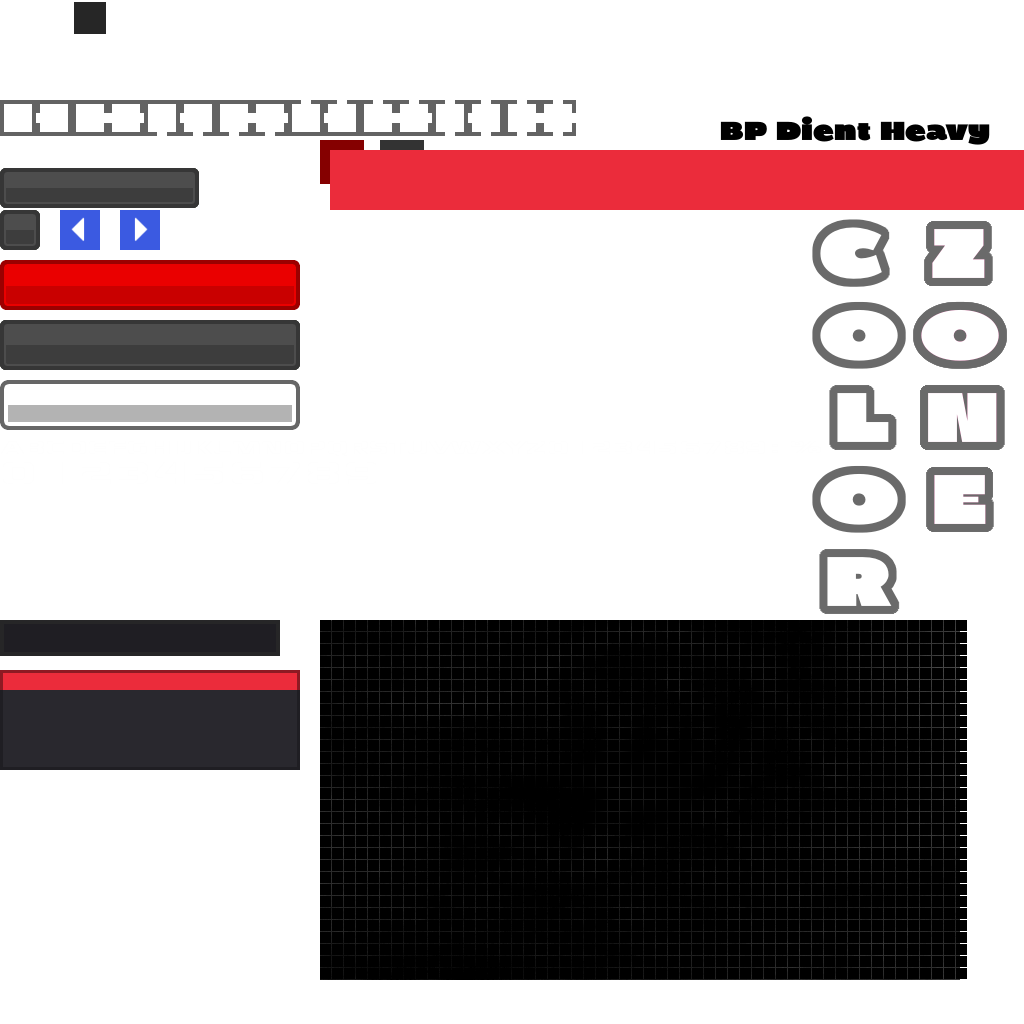
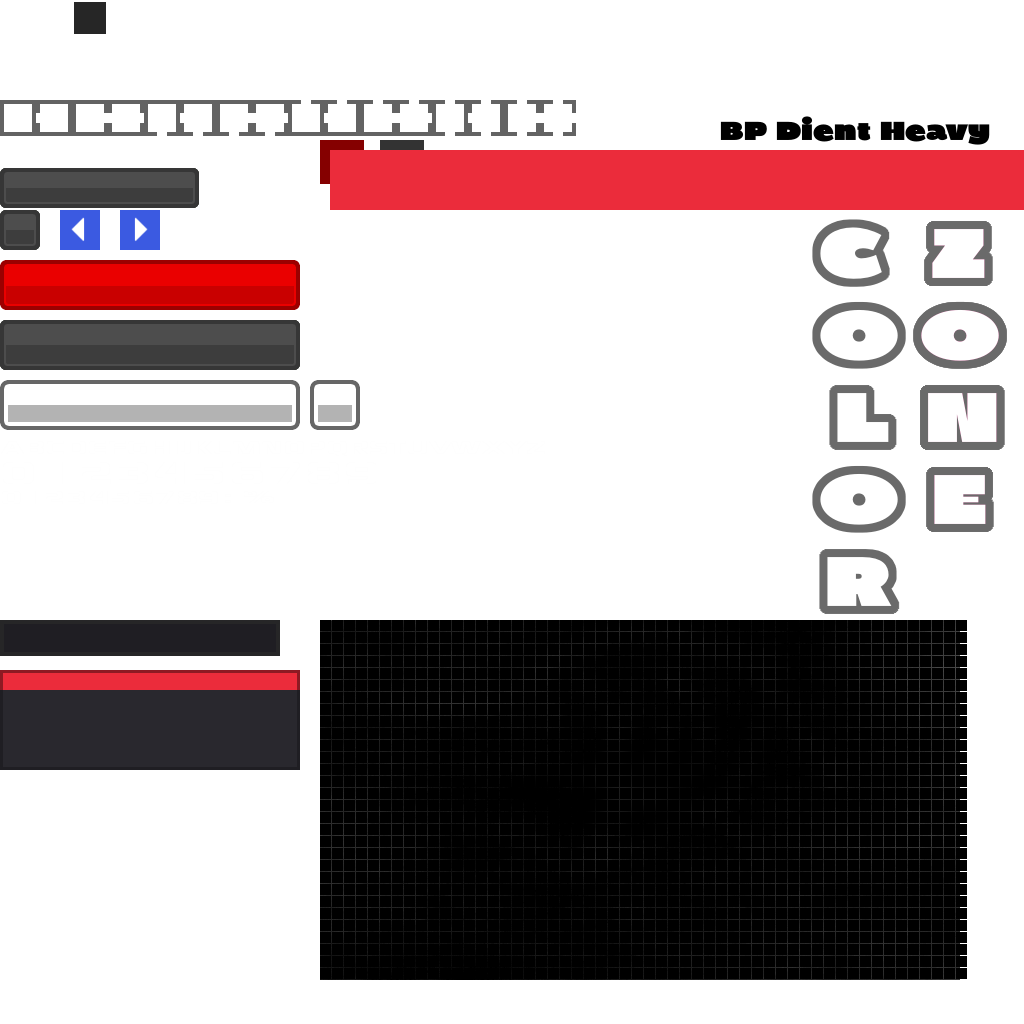
Layer changes from the first 1024×1024 image to the second:
painted on "Ebene #1" over (x1=310, y1=380, x2=360, y2=430)
